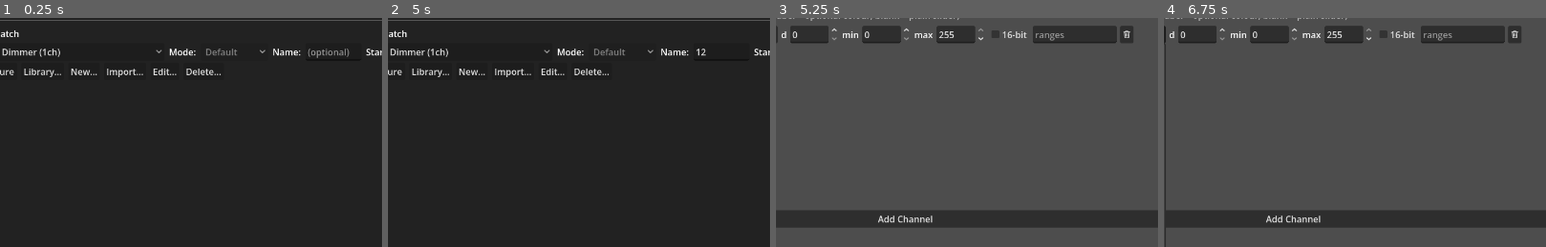
Above: before the commit, frames 1-4 (left to right).
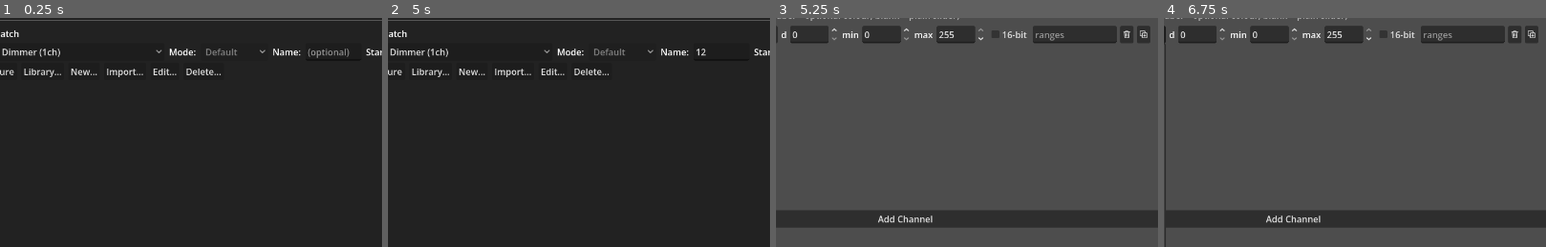
Above: after the commit, the same moments.

Repository: KonajuGames/slight-dmx-controller
Game: Godot game, scene res://main.tscn
The game is run twice, just before and just after one commit, with the same random seed, the same clock (stepped at 60 frames per second) and the same inputs.
Inputs (mouse positions are % of the whole screen's width and height, from its top left):
- Up to frame 1 (0.25 s): no input
- Up to frame 2 (5 s): click (18, 51) at 0.52 s; type "12" at 0.6 s; click (77, 45) at 0.75 s; type "12" at 0.83 s; click "New Show" at 1.25 s; click "New Show" at 2 s; click "New Show" at 2.75 s; click "GO" at 3.5 s; click "GO" at 4.25 s
- Up to frame 3 (5.25 s): click "New..." at 5 s
- Up to frame 4 (6.75 s): click (26, 14) at 5.77 s; type "12" at 5.85 s; click (50, 26) at 6 s; type "Alex" at 6.08 s; click "GENERIC" at 6.5 s
The pictures show only the part of the screen within x 33-83%, y 37-87%; the shares and areas given below are measured in that part.

Frames 1-2 are identical in both runs. In frame 3, 0.2% of the frame differs, in the area x 94-98%, y 3-11%; in frame 4, 0.2%.

Commit message:
Duplicate a channel row in the fixture profile editor
A button at the end of each channel row copies it, unsaved edits and
all, to a new row at the end of the list. Its icon is a new duplicate
in the shared header icons: two sheets, the front one with a +.

Co-Authored-By: Claude Opus 5.5 <noreply@anthropic.com>

Diff:
--- a/scripts/dmx_controller.gd
+++ b/scripts/dmx_controller.gd
@@ -2303,6 +2303,24 @@
 	var build_rows_from: Callable
 	var refresh_mode_sel: Callable
 	var switch_mode: Callable
+	# add_channel_row itself, for the rows' Duplicate buttons (a lambda
+	# can't see its own variable — captured empty — so it's passed here).
+	var row_fns := {}
+
+	# A channel row's fields as the profile's channel dictionary.
+	var row_to_dict := func(entry: Dictionary) -> Dictionary:
+		var role_idx: int = entry["role_option"].selected
+		var new_ranges := _parse_ranges_text(entry["ranges_edit"].text)
+		_carry_slot_images(new_ranges, entry.get("orig_ranges", []))
+		return {
+			"name": entry["name_edit"].text,
+			"role": FixtureProfile.ROLES[role_idx] if role_idx >= 0 else "GENERIC",
+			"default": int(entry["def_spin"].value),
+			"min": int(entry["min_spin"].value),
+			"max": int(entry["max_spin"].value),
+			"fine": entry["fine_check"].button_pressed,
+			"ranges": new_ranges,
+		}
 
 	add_channel_row = func(data: Dictionary = {}):
 		var row := HBoxContainer.new()
@@ -2353,6 +2371,11 @@
 		remove_row_btn.icon = UniversePanel.header_icon("trash")
 		remove_row_btn.tooltip_text = "Remove channel"
 		row.add_child(remove_row_btn)
+
+		var dup_row_btn := Button.new()
+		dup_row_btn.icon = UniversePanel.header_icon("duplicate")
+		dup_row_btn.tooltip_text = "Duplicate channel (added at the end)"
+		row.add_child(dup_row_btn)
 
 		channels_box.add_child(row)
 		var entry := {
@@ -2367,6 +2390,12 @@
 		remove_row_btn.pressed.connect(func():
 			channel_rows.erase(entry)
 			row.queue_free()
+		)
+		dup_row_btn.pressed.connect(func():
+			row_fns.add.call(row_to_dict.call(entry))
+			# bring the copy into view once the list has laid it out
+			var copy: Control = channel_rows[-1]["row"]
+			(func(): scroll.ensure_control_visible(copy)).call_deferred()
 		)
 		# Dragging the handle moves the row live: the handle keeps the mouse
 		# while pressed, and the row jumps to the slot under the cursor.
@@ -2395,21 +2424,12 @@
 					scroll.scroll_vertical += 12
 		)
 
+	row_fns["add"] = add_channel_row
+
 	read_rows_into = func(mode_idx: int):
 		var chans: Array = []
 		for entry in channel_rows:
-			var role_idx: int = entry["role_option"].selected
-			var new_ranges := _parse_ranges_text(entry["ranges_edit"].text)
-			_carry_slot_images(new_ranges, entry.get("orig_ranges", []))
-			chans.append({
-				"name": entry["name_edit"].text,
-				"role": FixtureProfile.ROLES[role_idx] if role_idx >= 0 else "GENERIC",
-				"default": int(entry["def_spin"].value),
-				"min": int(entry["min_spin"].value),
-				"max": int(entry["max_spin"].value),
-				"fine": entry["fine_check"].button_pressed,
-				"ranges": new_ranges,
-			})
+			chans.append(row_to_dict.call(entry))
 		modes_data[mode_idx]["channels"] = chans
 
 	build_rows_from = func(mode_idx: int):
--- a/scripts/universe_panel.gd
+++ b/scripts/universe_panel.gd
@@ -99,6 +99,8 @@
 	"bulb": '<path d="M5.6 11.6V10.4C4.2 9.4 3.4 8 3.4 6.4a4.6 4.6 0 0 1 9.2 0c0 1.6-.8 3-2.2 4v1.2z"/><path d="M6 13.6h4M6.9 15.2h2.2"/>',
 	"house": '<path d="M1.8 7.6 8 2.2l6.2 5.4"/><path d="M3.6 6.2V14h8.8V6.2"/><path d="M6.6 14v-4h2.8v4"/>',
 	"trash": '<path d="M2.4 4h11.2M6 4V2.2h4V4"/><path d="m3.8 4 .8 10.2h6.8l.8-10.2"/><path d="M6.6 6.6v5M9.4 6.6v5"/>',
+	# two sheets, the front one with a "+" — the back one peeking out
+	"duplicate": '<path d="M3.8 10.4H3A1.2 1.2 0 0 1 1.8 9.2V3A1.2 1.2 0 0 1 3 1.8h6.2a1.2 1.2 0 0 1 1.2 1.2v.8"/><rect x="5.6" y="5.6" width="8.6" height="8.6" rx="1.2"/><path d="M9.9 7.9v4.2M7.8 10h4.2"/>',
 }
 static var _header_icons := {}
 
